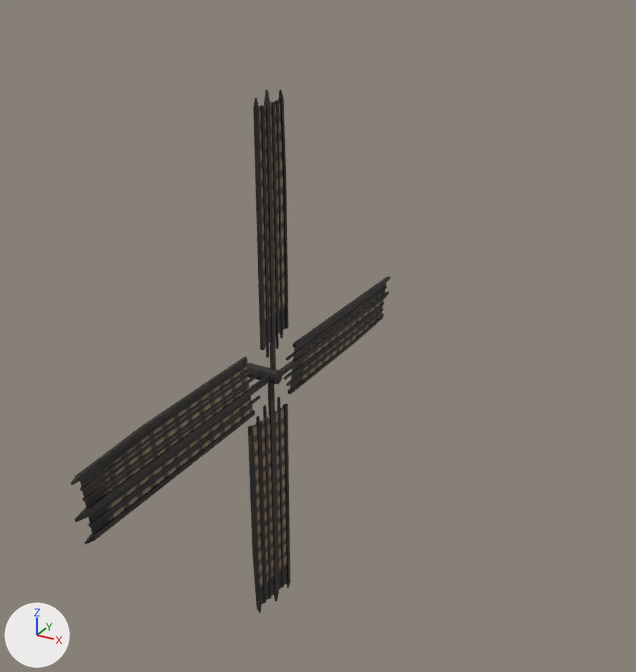
One commit to the FBX model Content/Buildings/Windmill/MS_WindmillSails.fbx: the scene before it, then after it.
One viewpoint serves both versions: a camera (50 mm lens) standing at (14.1, -22.4, 13.0) and looking at (1.1, 1.2, 1.3). Lighting does not change. The marker at lower left points along +X, +Y and +Z.
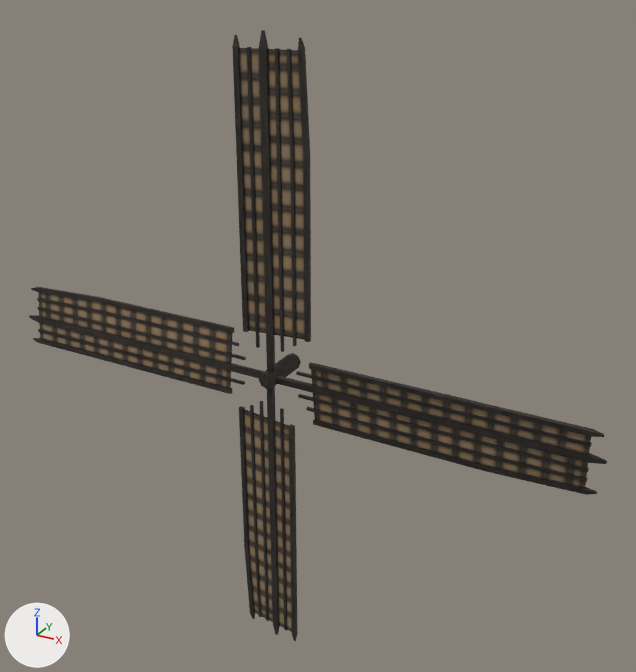
Edits to the bpy script that builds the scene:
```text
Change me_cube_007:
    remove me_cube_007.from_pydata(...)  # 312 vertices, 241 faces; spans x -1.2..0.3, y -9.3..9.3, z -9.3..9.3
    add me_cube_007.from_pydata(...)  # 312 vertices, 241 faces; spans x -12.2..12.2, y -0.4..1.6, z -12.2..12.2
    me_cube_007 part 1: the loose piece of 16 vertices spanning x -1.2..0.3, y -0.2..0.2, z -0.2..0.3 is turned -90 degrees about the z axis through the mesh origin and scaled by 1.31
    me_cube_007 part 2: the loose piece of 6 vertices spanning x -0.1..0.1, y -1.2..0.6, z -8.9..-1.3 is scaled about its middle by (-10.6, 0.16, 1.31), then moved by (-0.2, 0.2, -1.6)
    me_cube_007 part 3: the loose piece of 8 vertices spanning x -0.1..0.0, y -0.5..-0.4, z -8.9..-0.9 is scaled about its middle by (-0.0231, 0.0203, -1.31), then moved by (0.5, 0.3, -1.5)
    me_cube_007 part 4: the loose piece of 8 vertices spanning x 0.0..0.1, y 0.3..0.4, z -8.9..-0.9 is scaled about its middle by (-0.0232, 0.0203, -1.31), then moved by (-0.6, -0.3, -1.5)
    me_cube_007 part 5: the loose piece of 12 vertices spanning x 0.0..0.1, y -0.1..9.3, z -0.2..0.0 is turned -90 degrees about the z axis through the mesh origin and scaled by 1.31
    me_cube_007 part 6: the loose piece of 16 vertices spanning x -0.2..0.0, y 1.3..9.2, z -1.3..-1.0 is turned -90 degrees about the z axis through the mesh origin and scaled by 1.31
    me_cube_007 part 7: the loose piece of 12 vertices spanning x 0.1..0.2, y 1.3..9.2, z 0.6..0.7 is turned -90 degrees about the z axis through the mesh origin and scaled by 1.31
    me_cube_007 part 8: the loose piece of 8 vertices spanning x -0.1..0.0, y 0.9..8.9, z -0.5..-0.4 is turned -90 degrees about the z axis through the mesh origin and scaled by 1.31
    me_cube_007 part 9: the loose piece of 12 vertices spanning x -0.1..0.0, y 1.1..8.9, z -0.8..-0.7 is turned -90 degrees about the z axis through the mesh origin and scaled by 1.31
    me_cube_007 part 10: the loose piece of 8 vertices spanning x 0.0..0.1, y 0.9..8.9, z 0.3..0.4 is turned -90 degrees about the z axis through the mesh origin and scaled by 1.31
    me_cube_007 part 11: the loose piece of 6 vertices spanning x -0.1..0.1, y 1.3..8.9, z -1.2..0.6 is turned -90 degrees about the z axis through the mesh origin and scaled by 1.31
    me_cube_007 part 12: the loose piece of 16 vertices spanning x -0.2..0.0, y -9.2..-1.3, z 1.0..1.3 is turned -90 degrees about the z axis through the mesh origin and scaled by 1.31
    me_cube_007 part 13: the loose piece of 12 vertices spanning x 0.1..0.2, y -9.2..-1.3, z -0.7..-0.6 is turned -90 degrees about the z axis through the mesh origin and scaled by 1.31
    me_cube_007 part 14: the loose piece of 8 vertices spanning x -0.1..0.0, y -8.9..-0.9, z 0.4..0.5 is turned -90 degrees about the z axis through the mesh origin and scaled by 1.31
    me_cube_007 part 15: the loose piece of 12 vertices spanning x -0.1..0.0, y -8.9..-1.1, z 0.7..0.8 is turned -90 degrees about the z axis through the mesh origin and scaled by 1.31
    me_cube_007 part 16: the loose piece of 8 vertices spanning x 0.0..0.1, y -8.9..-0.9, z -0.4..-0.3 is turned -90 degrees about the z axis through the mesh origin and scaled by 1.31
    me_cube_007 part 17: the loose piece of 6 vertices spanning x -0.1..0.1, y -8.9..-1.3, z -0.6..1.2 is turned -90 degrees about the z axis through the mesh origin and scaled by 1.31
    me_cube_007 part 18: the loose piece of 6 vertices spanning x -0.1..0.1, y -0.6..1.2, z 1.3..8.9 is scaled about its middle by (-10.6, 0.161, 1.31), then moved by (0.3, -0.3, 1.6)
    me_cube_007 part 19: the loose piece of 8 vertices spanning x 0.0..0.1, y -0.4..-0.3, z 0.9..8.9 is scaled about its middle by (0.0231, -0.0203, -1.31), then moved by (-0.6, 0.2, 1.5)
    me_cube_007 part 20: the loose piece of 8 vertices spanning x -0.1..0.0, y 0.4..0.5, z 0.9..8.9 is scaled about its middle by (0.0232, -0.0203, -1.31), then moved by (0.5, -0.4, 1.5)
    me_cube_007 part 21: a new loose piece of 16 vertices spanning x -1.6..-1.2, y 0.0..0.2, z -12.0..-1.7, in mat_mt_windmill (picture img_tx_windmilldiff_png)
    me_cube_007 part 22: a new loose piece of 16 vertices spanning x 1.2..1.6, y 0.0..0.2, z 1.7..12.0, in mat_mt_windmill (picture img_tx_windmilldiff_png)
    me_cube_007 part 23: 6 loose pieces with 80 vertices, spanning x -0.2..0.2, y -1.3..1.3, z -9.2..9.2, are deleted
    me_cube_007 part 24: 34 vertices removed from x 0.0..0.1, y -9.3..0.2, z -9.3..9.3; 82 vertices added at x -12.2..1.0, y -0.2..0.1, z -12.2..12.2
Change ob_cube_005:
    ob_cube_005.scale: (1.0, 1.0, 1.0) -> (0.9, 0.9, 0.9)
```

What differs and where, as boxes [x1, y1, x2, y2] in the pictures (636 x 672 px; the box of a moved part takes in the faces that stretch with it):
'Cube.005', reshaped, rescaled (81% wider, 17% taller): before [71, 90, 390, 613]; after [29, 30, 607, 641]
part 1 of me_cube_007, moved or reshaped: before [246, 362, 283, 384]; after [259, 353, 301, 389]
part 2 of me_cube_007, moved or reshaped: before [253, 407, 287, 605]; after [244, 409, 292, 632]
part 3 of me_cube_007, moved or reshaped: before [263, 405, 271, 599]; after [280, 408, 287, 631]
part 4 of me_cube_007, moved or reshaped: before [277, 397, 284, 588]; after [260, 401, 269, 621]
part 5 of me_cube_007, moved or reshaped: before [280, 291, 389, 376]; after [276, 376, 607, 464]
part 6 of me_cube_007, moved or reshaped: before [288, 314, 385, 394]; after [313, 419, 597, 495]
part 7 of me_cube_007, moved or reshaped: before [293, 276, 390, 348]; after [309, 362, 604, 437]
part 8 of me_cube_007, moved or reshaped: before [284, 302, 384, 380]; after [298, 394, 589, 472]
part 9 of me_cube_007, moved or reshaped: before [286, 309, 383, 386]; after [306, 407, 588, 482]
part 10 of me_cube_007, moved or reshaped: before [286, 286, 387, 361]; after [296, 371, 592, 447]
part 11 of me_cube_007, moved or reshaped: before [290, 282, 387, 390]; after [311, 369, 591, 488]
part 12 of me_cube_007, moved or reshaped: before [71, 357, 248, 485]; after [31, 287, 234, 333]
part 13 of me_cube_007, moved or reshaped: before [84, 410, 255, 544]; after [33, 338, 233, 394]
part 14 of me_cube_007, moved or reshaped: before [82, 375, 257, 502]; after [37, 307, 246, 360]
part 15 of me_cube_007, moved or reshaped: before [80, 367, 252, 491]; after [37, 298, 239, 346]
part 16 of me_cube_007, moved or reshaped: before [88, 396, 260, 527]; after [38, 329, 245, 385]
part 17 of me_cube_007, moved or reshaped: before [80, 363, 253, 535]; after [38, 292, 232, 389]
part 18 of me_cube_007, moved or reshaped: before [259, 100, 285, 346]; after [239, 48, 304, 340]
part 19 of me_cube_007, moved or reshaped: before [260, 105, 269, 358]; after [247, 47, 260, 348]
part 20 of me_cube_007, moved or reshaped: before [270, 102, 279, 349]; after [275, 48, 284, 352]
part 21 of me_cube_007, added (black): after [239, 406, 255, 619]
part 22 of me_cube_007, added (black): after [298, 38, 311, 342]
part 23 of me_cube_007, deleted (black): before [248, 90, 291, 613]
part 24 of me_cube_007, built on: before [75, 90, 279, 602]; after [29, 30, 298, 641]
